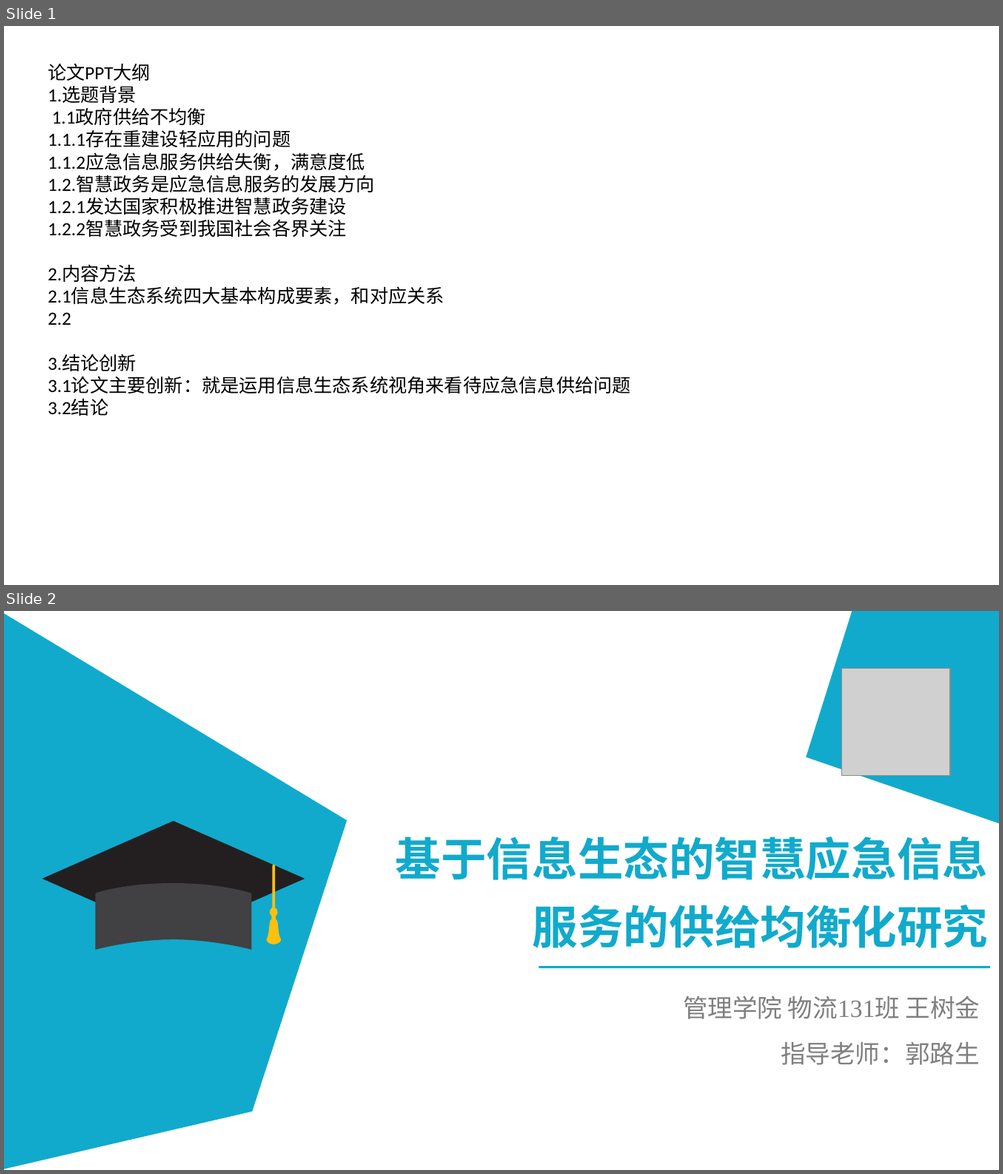
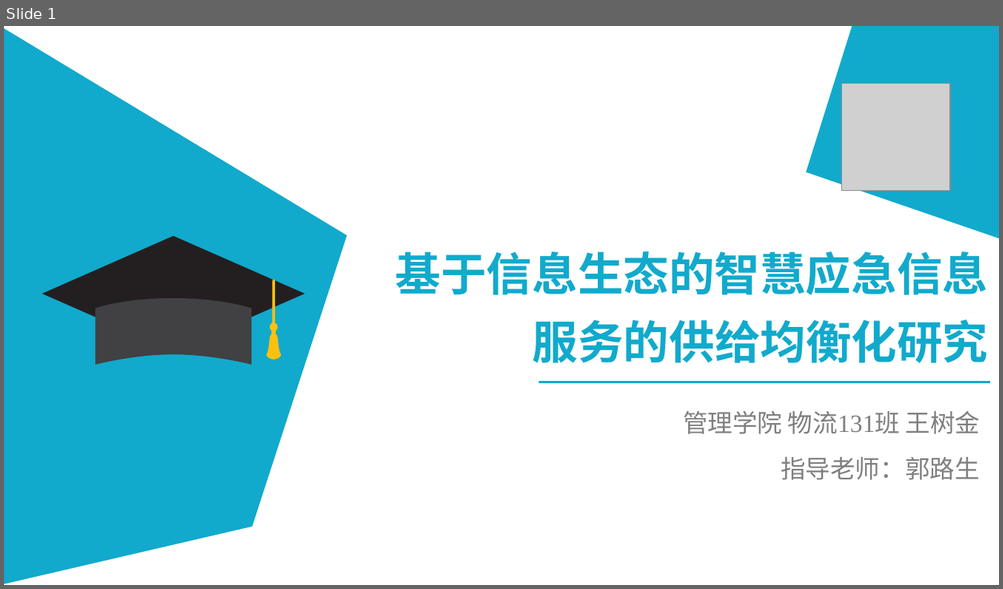
Before and after one commit to RyanWangg/FinalPaper, a slide deck: 毕业论文答辩展示.ppt. Shown one above the other, each under a label of ours: slides 1 and 2 before the commit, slide 1 after it. The pictures are 1003x1174 and 1003x589 pixels, drawn with LibreOffice and Linux fonts; fonts in the diff are those of the drawing; grey boxes stand for pictures; background and template pictures are left out. Boxes give left, top, right and bottom in pixels: in the first picture for what was removed or moved away, otherwise in the second. Text is boxed around its words. In the diff, an @@ line names an element or a change of style, - is before the commit and + after.

```diff
--- a/毕业论文答辩展示.ppt
+++ b/毕业论文答辩展示.ppt
@@ slide 1 removed at <box>4,26,999,585</box>, background picture (left out) @@
@@ text removed at <box>48,63,631,416</box> @@
-论文PPT大纲
-1.选题背景
-1.1政府供给不均衡
-1.1.1存在重建设轻应用的问题
-1.1.2应急信息服务供给失衡，满意度低
-1.2.智慧政务是应急信息服务的发展方向
-1.2.1发达国家积极推进智慧政务建设
-1.2.2智慧政务受到我国社会各界关注
-2.内容方法
-2.1信息生态系统四大基本构成要素，和对应关系
-2.2
-3.结论创新
-3.1论文主要创新：就是运用信息生态系统视角来看待应急信息供给问题
-3.2结论
@@ what was slide 2 is now slide 1 @@
```
Also in this commit, not shown: 4 slides changed, 8 slides added, 14 other slides removed.
